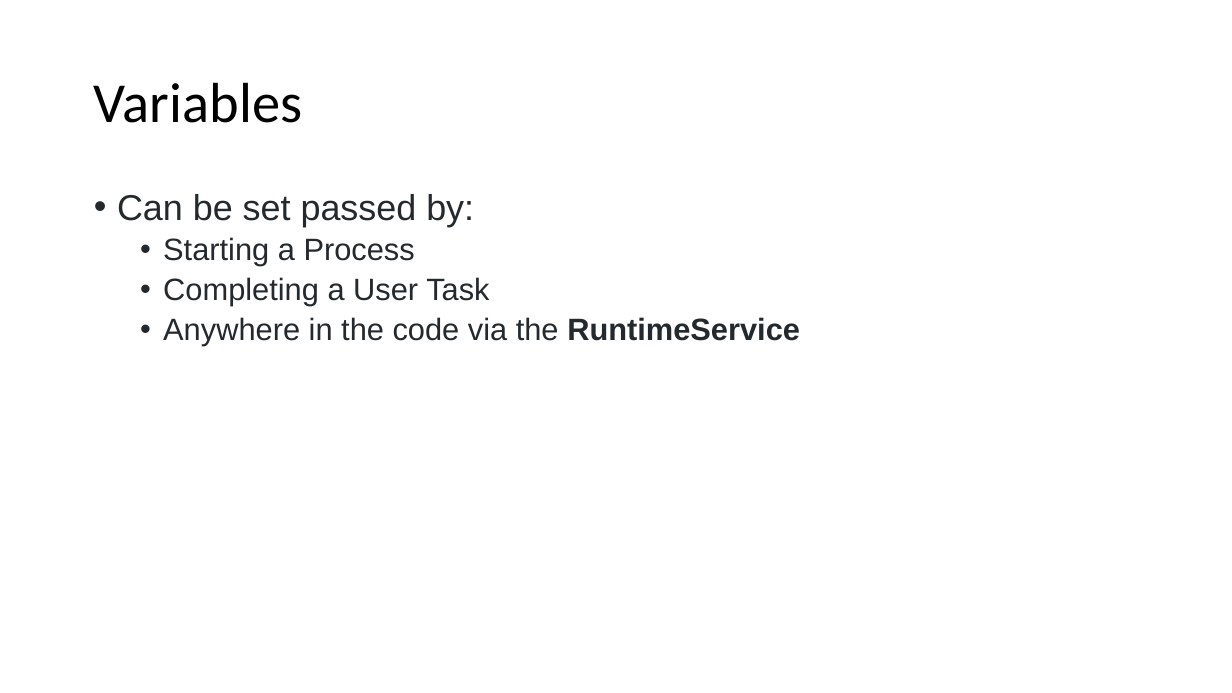
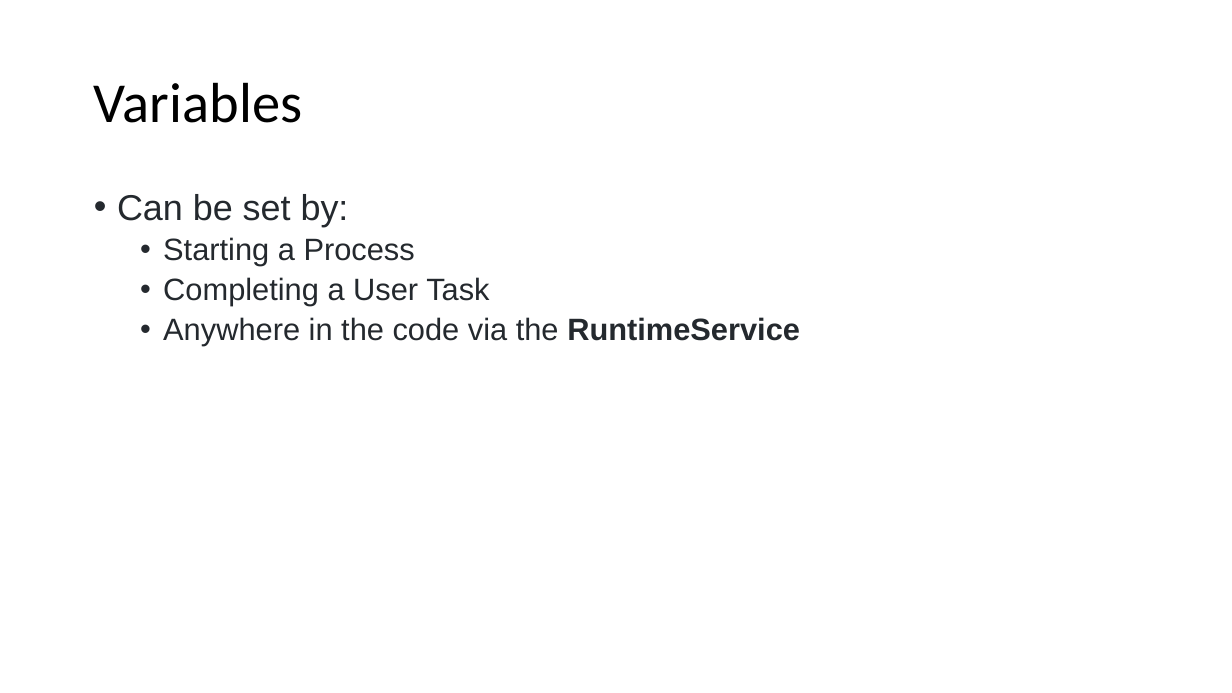
Before and after one commit to nkilchenmann/niks-flowable-demo, a slide deck: slide 10 of flowable-demo/src/main/resources/devsupport/Flowable_Demo.pptx. Drawn at 1232x693 pixels with LibreOffice and Linux fonts; fonts in the diff are those of the drawing. Boxes give left, top, right and bottom in pixels: in the first picture for what was removed or moved away, otherwise in the second. Text is boxed around its words. In the diff, an @@ line names an element or a change of style, - is before the commit and + after.

```diff
--- a/flowable-demo/src/main/resources/devsupport/Flowable_Demo.pptx
+++ b/flowable-demo/src/main/resources/devsupport/Flowable_Demo.pptx
@@ text at (117, 194, 349, 227): text changed @@
-• Can be set passed by:
+• Can be set by:
```
Also in this commit, not shown: 3 other slides changed, 6 slides added.
